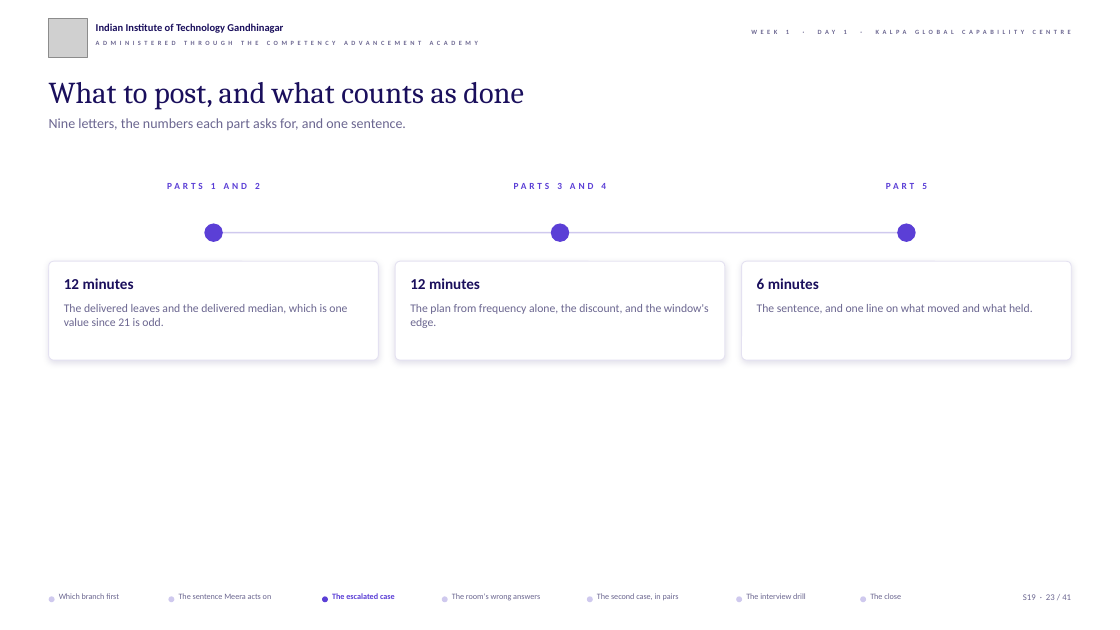
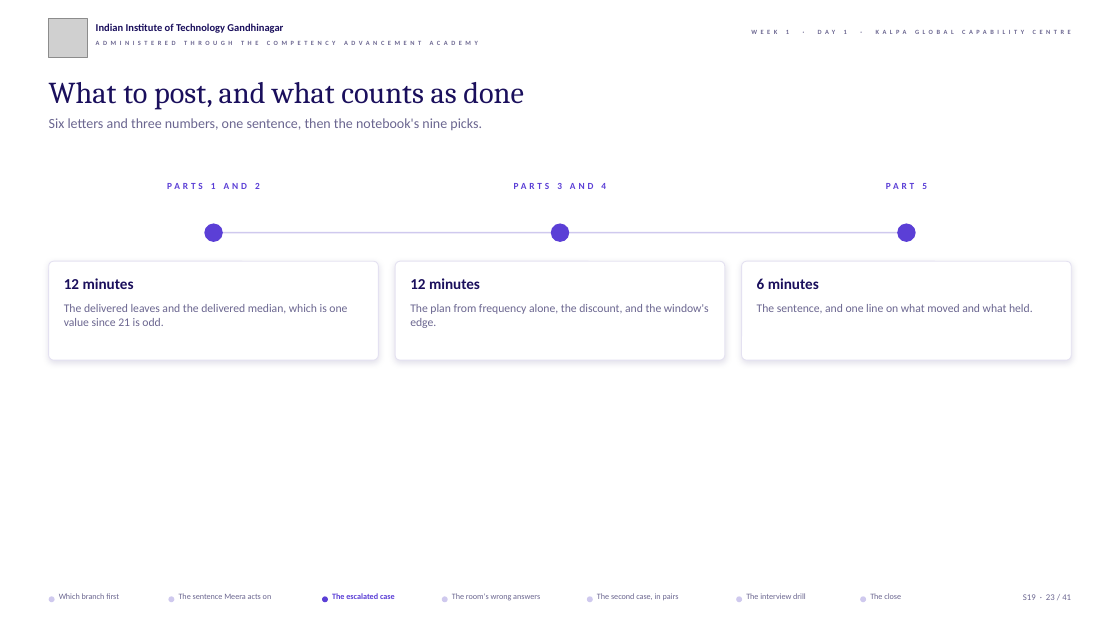
Before and after one commit to fde-academy-lab/c2-content-factory, a slide deck: slide 23 of content/W01/D1/slides/C2_W01_D01_half2_STUDENT.pptx. Drawn at 1120x630 pixels with LibreOffice and Linux fonts; fonts in the diff are those of the drawing; grey boxes stand for pictures; background and template pictures are left out. Boxes give left, top, right and bottom in pixels: in the first picture for what was removed or moved away, otherwise in the second. Text is boxed around its words. In the diff, an @@ line names an element or a change of style, - is before the commit and + after.

```diff
--- a/content/W01/D1/slides/C2_W01_D01_half2_STUDENT.pptx
+++ b/content/W01/D1/slides/C2_W01_D01_half2_STUDENT.pptx
@@ text at (49, 118, 482, 130): text changed @@
-Nine letters, the numbers each part asks for, and one sentence.
+Six letters and three numbers, one sentence, then the notebook's nine picks.
```
Also in this commit, not shown: 10 other slides changed, 39 other files.
